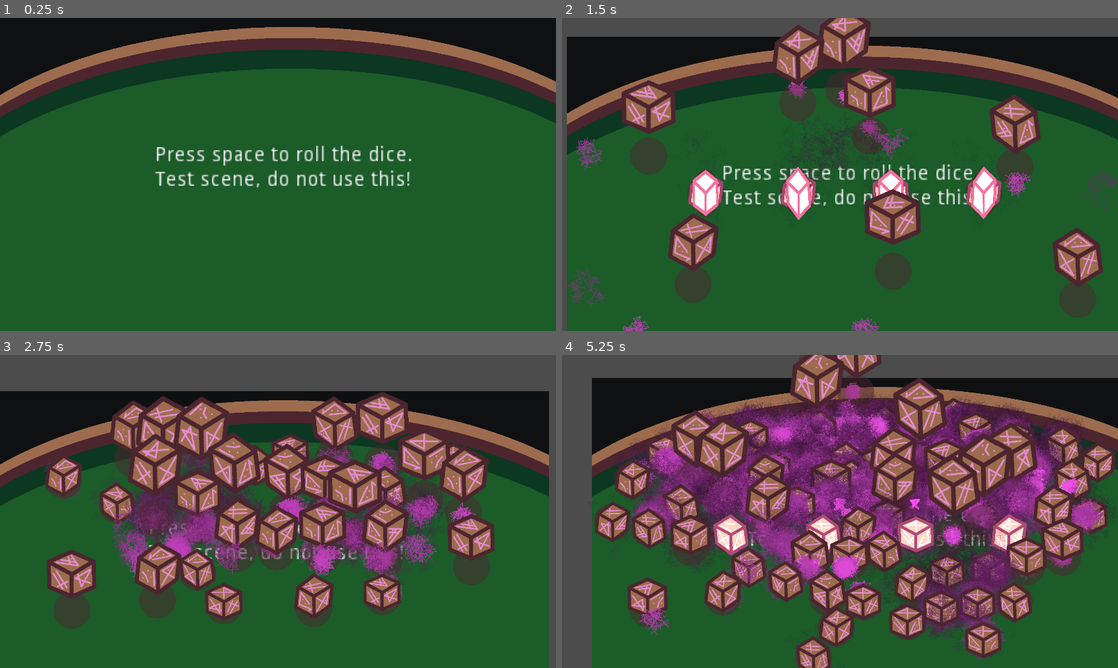
Above: before the commit, frames 1-4 (two rows, left to right).
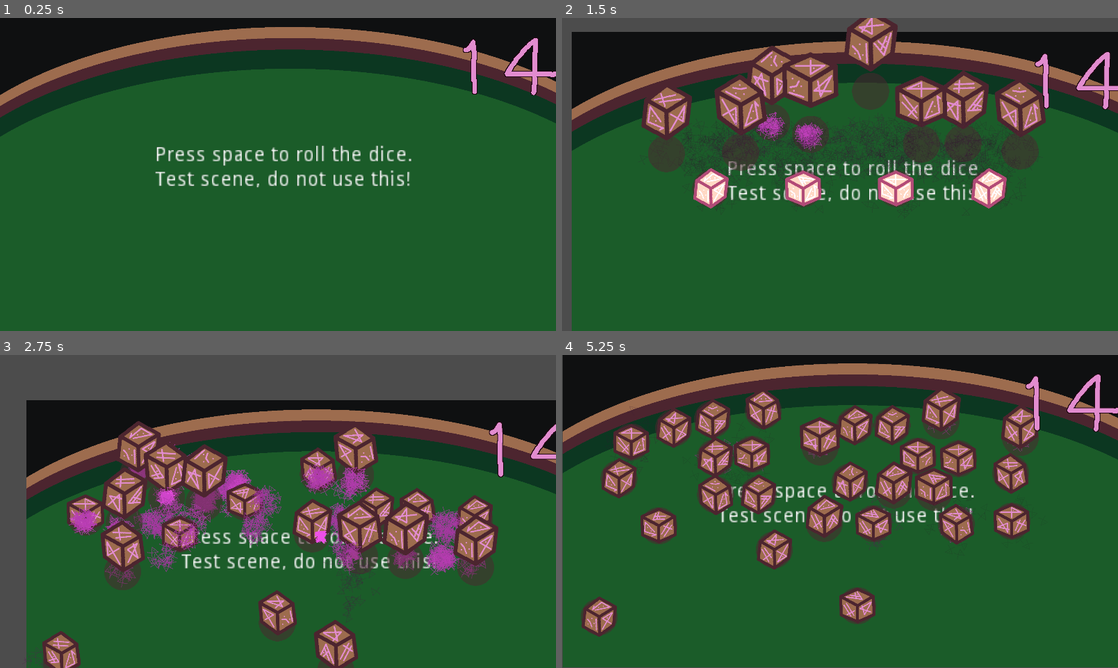
Above: after the commit, the same moments.

Repository: krobbi/gmtk-2022
Game: Godot game, scene res://scenes/test_table/test_table.tscn
The game is run twice, just before and just after one commit, with the same random seed, the same clock (stepped at 60 frames per second) and the same inputs.
Inputs:
- Up to frame 1 (0.25 s): no input
- Up to frame 2 (1.5 s): tap Space at 0.5, 1.25 s; hold Right (ui_right) 0.53-1.28 s; hold Enter (ui_accept) 0.53-1.28 s; hold Left (ui_left) from 1.28 s (still down); tap Enter (ui_accept) at 1.35 s
- Up to frame 3 (2.75 s): tap Enter (ui_accept) at 1.52, 1.82 s; tap Space at 2 s; release Left (ui_left) at 2.03 s; hold Right (ui_right) from 2.03 s (still down); hold Enter (ui_accept) from 2.03 s (still down)
- Up to frame 4 (5.25 s): tap Space at 2.75, 3.5, 4.25 s; release Enter (ui_accept) at 2.78 s; tap Enter (ui_accept) at 2.85, 3.02, 3.32, 4.35, 4.52, 4.82 s; release Right (ui_right) at 3.53 s; hold Enter (ui_accept) 3.53-4.28 s; hold Left (ui_left) from 3.53 s (still down); hold Enter (ui_accept) from 5.03 s (still down)

The runs differ from the first frame. In frame 1, 0.7% of the frame differs, in the area x 83-100%, y 6-25%; in frame 2, 34%; in frame 3, 51%; in frame 4, 72%, in the area x 0-100%, y 0-100%.

Commit message:
Higher or lower

Diff:
--- /dev/null
+++ b/entities/game_manager/game_manager.gd
@@ -0,0 +1,47 @@
+extends Node
+
+signal number_changed(number)
+signal round_finished(was_won)
+
+export(NodePath) var die_spawner_path: NodePath = NodePath()
+export(NodePath) var floating_number_spawner_path: NodePath = NodePath()
+
+var number: int = 14
+var is_expecting_higher: bool = false
+
+onready var die_spawner: DieSpawer = get_node(die_spawner_path)
+onready var floating_number_spawner: FloatingNumberSpawner = get_node(floating_number_spawner_path)
+
+func _ready() -> void:
+	var error: int = floating_number_spawner.connect("number_rolled", self, "_on_number_rolled")
+
+	if error and floating_number_spawner.is_connected("number_rolled", self, "_on_number_rolled"):
+		floating_number_spawner.disconnect("number_rolled", self, "_on_number_rolled")
+
+
+# Begins a new game of higher or lower:
+func begin_game() -> void:
+	number = 14
+	emit_signal("number_changed", number)
+
+
+# Runs when higher or lower is decided:
+func begin_round(is_higher: bool) -> void:
+	is_expecting_higher = is_higher
+	die_spawner.spawn_dice()
+
+
+# Runs when a numnber is finished rolling:
+func _on_number_rolled(new_number: int) -> void:
+	if new_number == number:
+		die_spawner.spawn_dice() # Reroll:
+		return
+
+	var was_higher: bool = new_number > number
+	number = new_number
+	emit_signal("number_changed", number)
+
+	if is_expecting_higher == was_higher:
+		emit_signal("round_finished", true)
+	else:
+		emit_signal("round_finished", false)
--- /dev/null
+++ b/entities/game_manager/game_manager.tscn
@@ -0,0 +1,6 @@
+[gd_scene load_steps=2 format=2]
+
+[ext_resource path="res://entities/game_manager/game_manager.gd" type="Script" id=1]
+
+[node name="GameManager" type="Node"]
+script = ExtResource( 1 )
--- a/scenes/test_table/test_table.gd
+++ b/scenes/test_table/test_table.gd
@@ -1,5 +1,20 @@
 extends Node2D
 
+func _ready() -> void:
+	$GameManager.begin_game()
+
+
 func _input(event: InputEvent) -> void:
-	if event.is_action_pressed("ui_accept"):
-		$DieSpawner.spawn_dice()
+	if Input.is_action_just_pressed("ui_left"):
+		print("You chose lower!")
+		$GameManager.begin_round(false)
+	elif Input.is_action_just_pressed("ui_right"):
+		print("You chose higher!")
+		$GameManager.begin_round(true)
+
+
+func _on_game_manager_round_finished(was_won: bool) -> void:
+	if was_won:
+		print("You won!")
+	else:
+		print("You lost!")
--- a/scenes/test_table/test_table.tscn
+++ b/scenes/test_table/test_table.tscn
@@ -1,16 +1,22 @@
-[gd_scene load_steps=6 format=2]
+[gd_scene load_steps=8 format=2]
 
 [ext_resource path="res://entities/die_spawner/die_spawner.tscn" type="PackedScene" id=1]
 [ext_resource path="res://scenes/test_table/test_table.gd" type="Script" id=2]
 [ext_resource path="res://resources/textures/test_table.png" type="Texture" id=3]
 [ext_resource path="res://entities/game_camera/game_camera.tscn" type="PackedScene" id=4]
 [ext_resource path="res://entities/floating_number_spawner/floating_number_spawner.tscn" type="PackedScene" id=5]
+[ext_resource path="res://entities/game_manager/game_manager.tscn" type="PackedScene" id=6]
+[ext_resource path="res://entities/floating_number/floating_number.tscn" type="PackedScene" id=7]
 
 [node name="TestTable" type="Node2D"]
 script = ExtResource( 2 )
 __meta__ = {
 "_edit_lock_": true
 }
+
+[node name="GameManager" parent="." instance=ExtResource( 6 )]
+die_spawner_path = NodePath("../DieSpawner")
+floating_number_spawner_path = NodePath("../FloatingNumberSpawner")
 
 [node name="Sprite" type="Sprite" parent="."]
 texture = ExtResource( 3 )
@@ -39,4 +45,9 @@
 
 [node name="GameCamera" parent="." instance=ExtResource( 4 )]
 
+[node name="FloatingNumber" parent="." instance=ExtResource( 7 )]
+position = Vector2( 1736, 168 )
+
+[connection signal="number_changed" from="GameManager" to="FloatingNumber" method="set_number"]
+[connection signal="round_finished" from="GameManager" to="." method="_on_game_manager_round_finished"]
 [connection signal="roll_finished" from="DieSpawner" to="FloatingNumberSpawner" method="spawn_numbers"]
